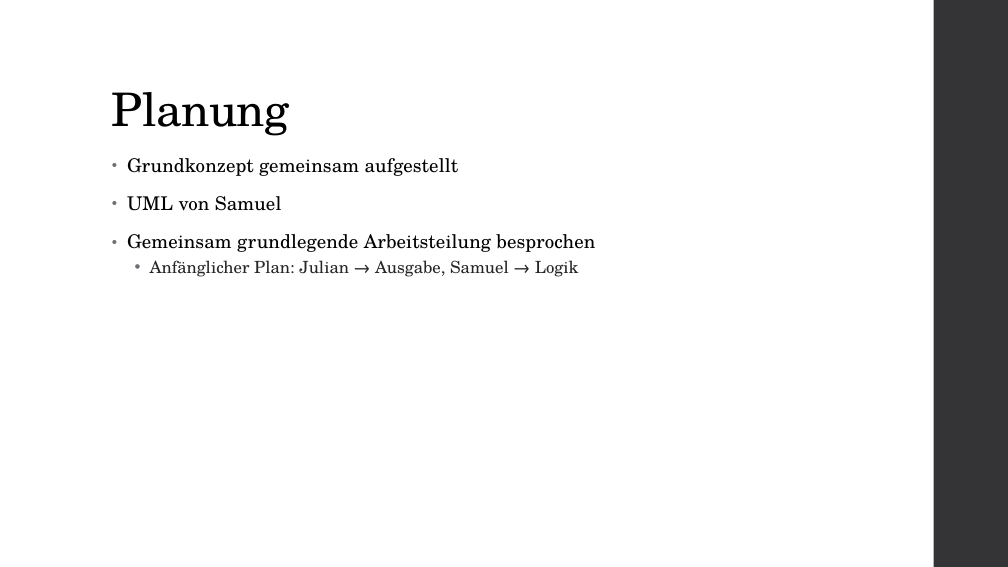
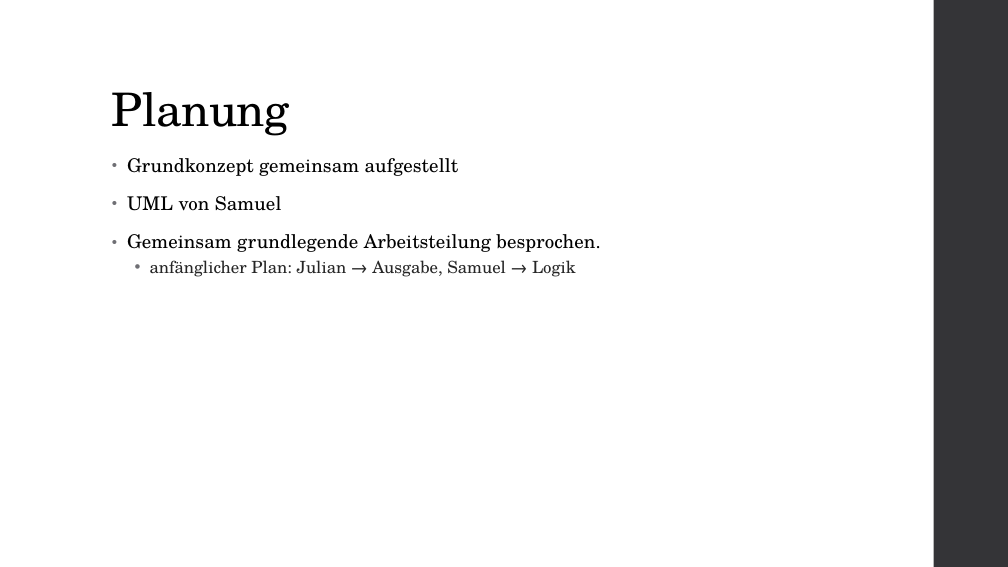
Before and after one commit to Wutze0/Mensch_Aergere_Dich_Nicht, a slide deck: slide 4 of MenschAergereDichNicht.pptx. Drawn at 1008x567 pixels with LibreOffice and Linux fonts; fonts in the diff are those of the drawing. Boxes give left, top, right and bottom in pixels: in the first picture for what was removed or moved away, otherwise in the second. Text is boxed around its words. In the diff, an @@ line names an element or a change of style, - is before the commit and + after.

```diff
--- a/MenschAergereDichNicht.pptx
+++ b/MenschAergereDichNicht.pptx
@@ text at [127, 234, 600, 277]: text changed @@
-• Gemeinsam grundlegende Arbeitsteilung besprochen
-  • Anfänglicher Plan: Julian → Ausgabe, Samuel → Logik
+• Gemeinsam grundlegende Arbeitsteilung besprochen.
+  • anfänglicher Plan: Julian → Ausgabe, Samuel → Logik
```
Also in this commit, not shown: 6 other slides changed, 1 slide removed.
